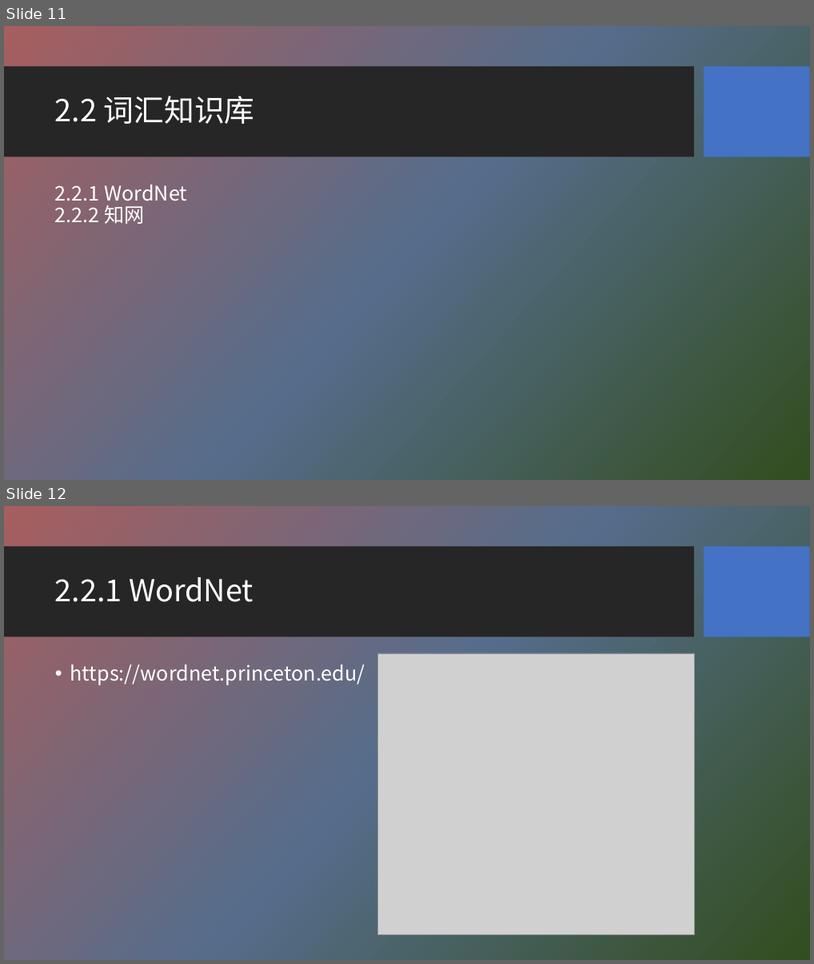
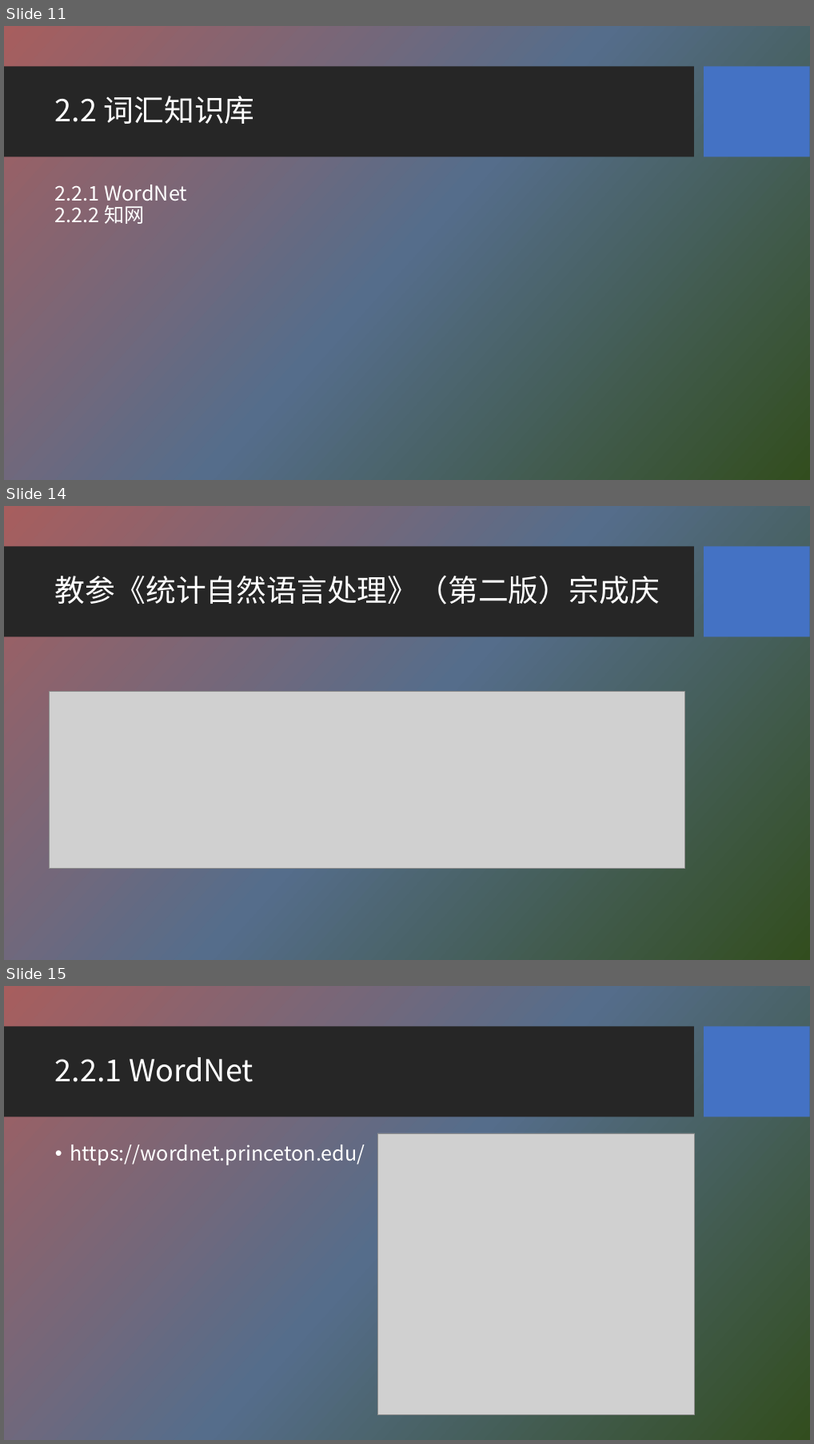
Before and after one commit to HBU/NLP_PPT, a slide deck: PPT-2020/ch02 语料库与词汇知识库.pptx. Shown one above the other, each under a label of ours: slides 11 and 12 before the commit, slides 11, 14 and 15 after it; the slides between them are not shown. The pictures are 814x964 and 814x1444 pixels, drawn with LibreOffice and Linux fonts; fonts in the diff are those of the drawing; grey boxes stand for pictures; background and template pictures are left out. Boxes give left, top, right and bottom in pixels: in the first picture for what was removed or moved away, otherwise in the second. Text is boxed around its words. In the diff, an @@ line names an element or a change of style, - is before the commit and + after.

```diff
--- a/PPT-2020/ch02 语料库与词汇知识库.pptx
+++ b/PPT-2020/ch02 语料库与词汇知识库.pptx
@@ slide 14 added at (4,506,810,960), background picture (left out); not listed: 2 template elements that a slide beside it also shows @@
@@ title added at (55,576,660,604), 36 pt, text #FFFFFF @@
+教参《统计自然语言处理》（第二版）宗成庆
@@ picture added at (49,691,685,868) @@
@@ what was slide 12 is now slide 15 @@
```
Also in this commit, not shown: 1 slide changed, 3 other slides added, 1 other file.
